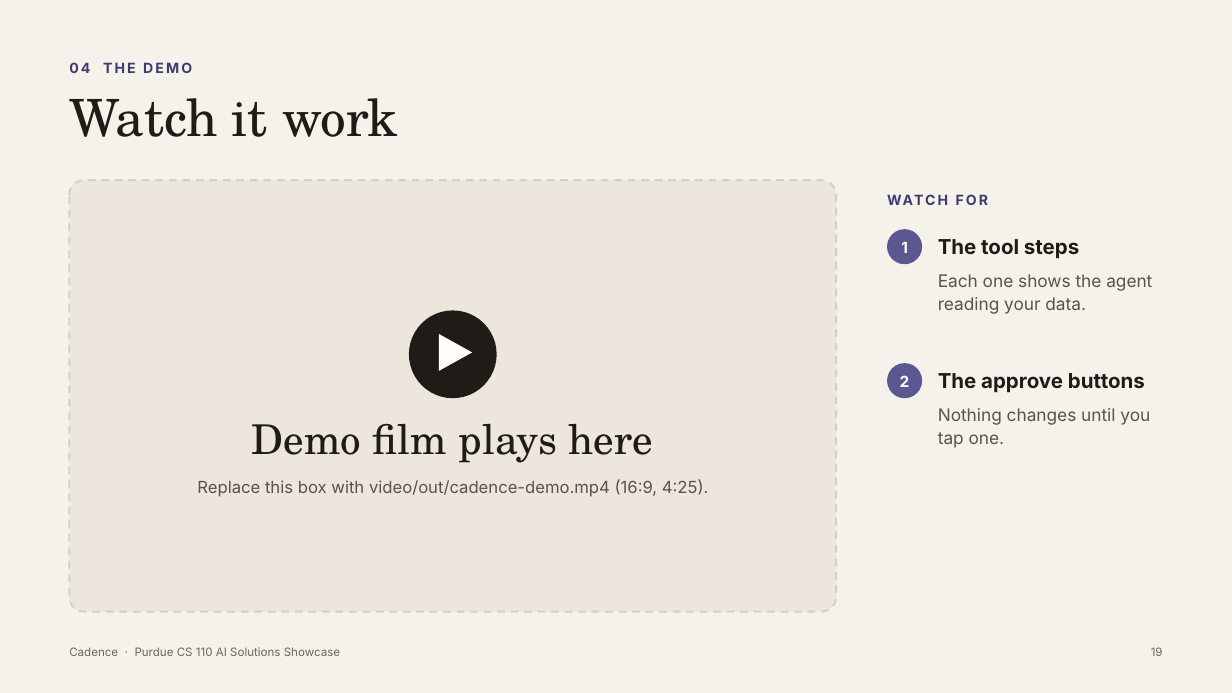
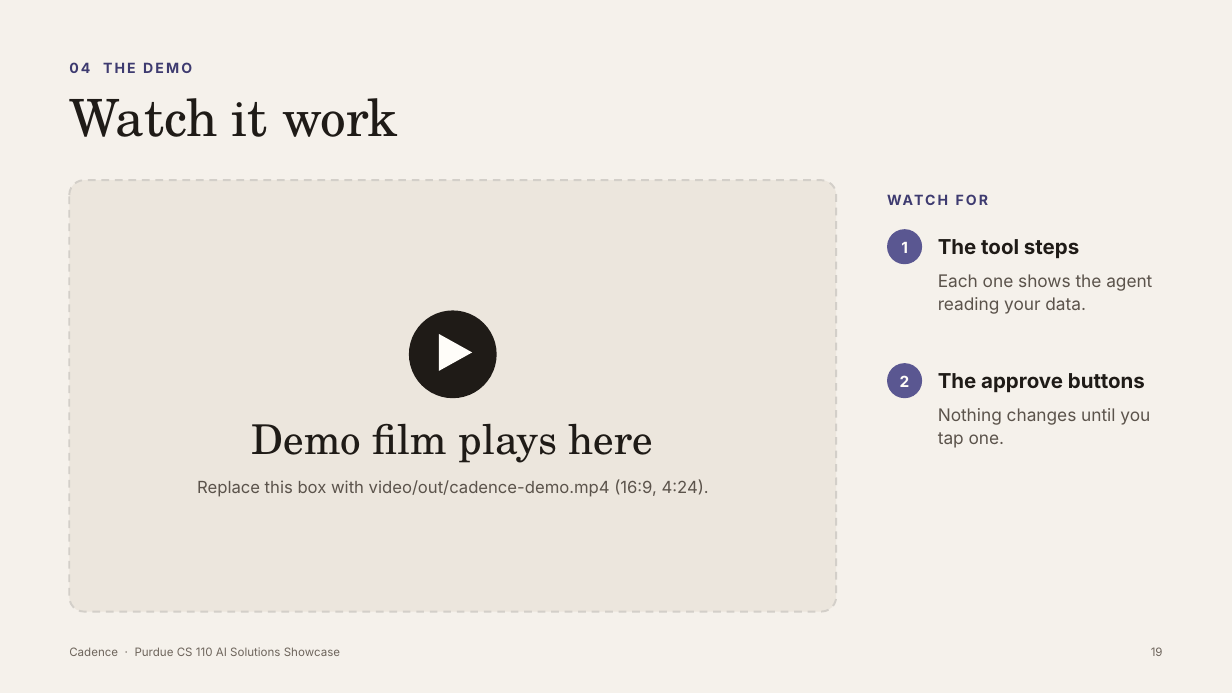
Before and after one commit to tarushvkodes/cadence, a slide deck: slide 19 of deck/Cadence-Capstone.pptx. Drawn at 1232x693 pixels with LibreOffice and Linux fonts; fonts in the diff are those of the drawing. Boxes give left, top, right and bottom in pixels: in the first picture for what was removed or moved away, otherwise in the second. Text is boxed around its words. In the diff, an @@ line names an element or a change of style, - is before the commit and + after.

```diff
--- a/deck/Cadence-Capstone.pptx
+++ b/deck/Cadence-Capstone.pptx
@@ text at [197, 479, 709, 497]: text changed @@
-Replace this box with video/out/cadence-demo.mp4 (16:9, 4:25).
+Replace this box with video/out/cadence-demo.mp4 (16:9, 4:24).
```
Also in this commit, not shown: 1 other slide changed, 5 other files.
